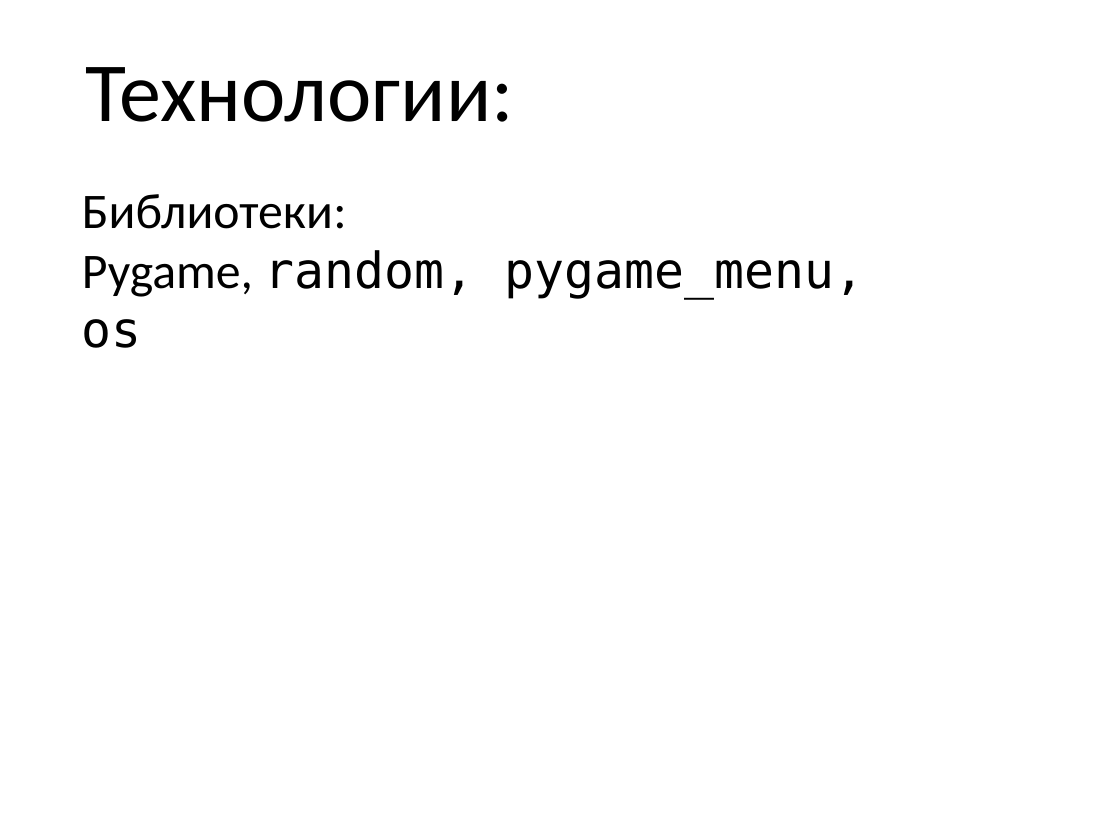
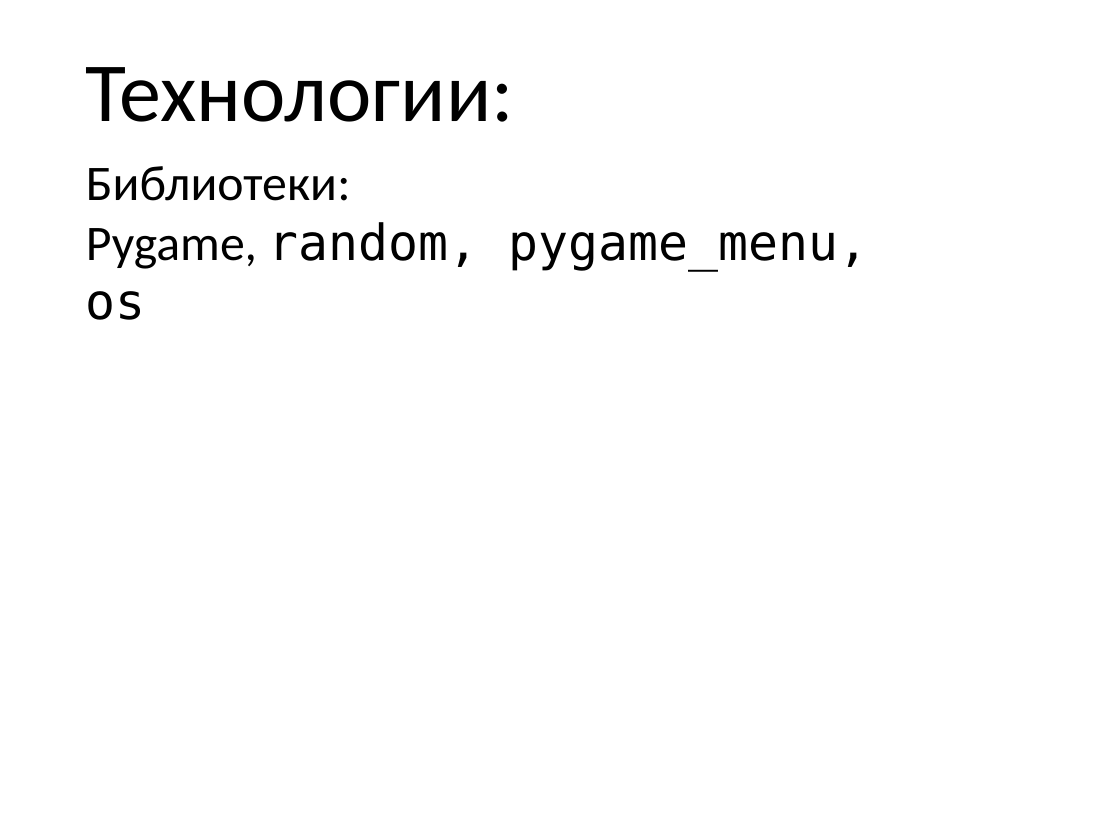
Before and after one commit to megamaxik/SpaceSheep-war, a slide deck: slide 4 of SpaceSheep-war.pptx. Drawn at 1120x840 pixels with LibreOffice and Linux fonts; fonts in the diff are those of the drawing. Boxes give left, top, right and bottom in pixels: in the first picture for what was removed or moved away, otherwise in the second. Text is boxed around its words. In the diff, an @@ line names an element or a change of style, - is before the commit and + after.

```diff
--- a/SpaceSheep-war.pptx
+++ b/SpaceSheep-war.pptx
@@ text "Библиотеки:": place and size @@
-text "Библиотеки:" at <box>82,194,864,348</box>
+text "Библиотеки:" at <box>86,166,868,320</box>
```
Also in this commit, not shown: 2 other slides changed, 1 slide added, 1 slide removed, 6 other files.
